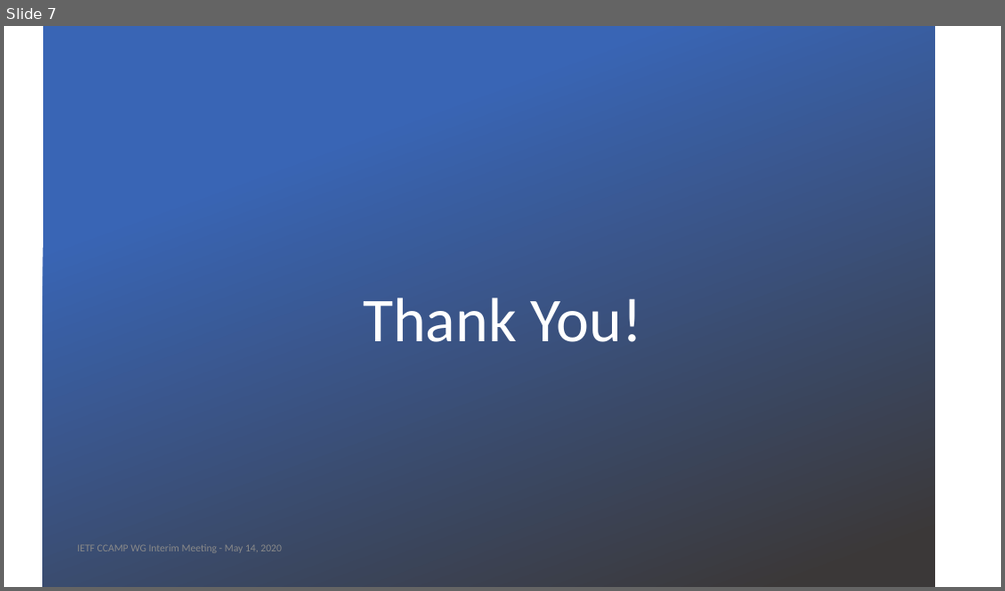
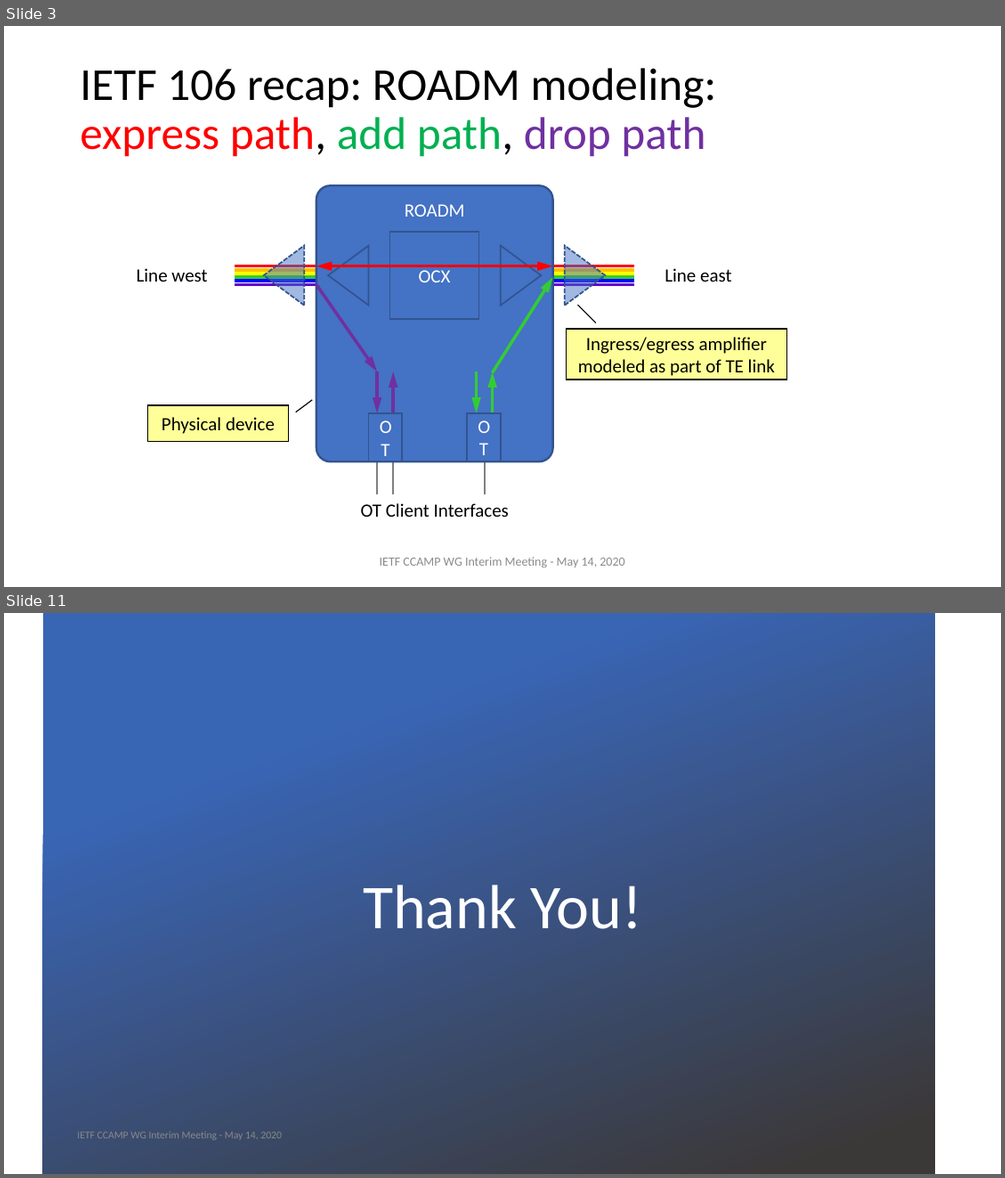
Before and after one commit to ietf-ccamp-wg/draft-ietf-ccamp-optical-impairment-topology-yang, a slide deck: CCAMP_meeting_presentations/Interim-May-2020-draft-ietf-ccamp-optical-impairment-topology-yang-03.pptx. Shown one above the other, each under a label of ours: slide 7 before the commit, slides 3 and 11 after it; the slides between them are not shown. The pictures are 1005x591 and 1005x1178 pixels, drawn with LibreOffice and Linux fonts; fonts in the diff are those of the drawing; background and template pictures are left out. Boxes give left, top, right and bottom in pixels: in the first picture for what was removed or moved away, otherwise in the second. Text is boxed around its words. In the diff, an @@ line names an element or a change of style, - is before the commit and + after.

Commit message:
Update Interim-May-2020-draft-ietf-ccamp-optical-impairment-topology-yang-03.pptx
Presentation for the CCAMP interim meeting on May 14, 2020: slides for review - final version will come.

```diff
--- a/CCAMP_meeting_presentations/Interim-May-2020-draft-ietf-ccamp-optical-impairment-topology-yang-03.pptx
+++ b/CCAMP_meeting_presentations/Interim-May-2020-draft-ietf-ccamp-optical-impairment-topology-yang-03.pptx
@@ slide 3 added at [4,26,1001,587], background #FFFFFF @@
@@ title added at [80,68,717,157], 44 pt, text #000000 @@
+IETF 106 recap: ROADM modeling:
+express path, add path, drop path
@@ group added at [137,185,732,516]: 13 lines, 6 arrows, 4 triangles, 3 rectangles, 3 texts, 1 rounded rectangle @@
+ROADM
+OCX
+OT Client Interfaces
+Line east
+Line west
+OT
+OT
@@ double arrow added from (553, 266) to (316, 266), #FF0000 3 pt @@
@@ border callout added at [566,329,787,379], fill #FFFF99, outline #000000 1 pt, 18 pt, text #000000 @@
+Ingress/egress amplifier modeled as part of TE link
@@ border callout added at [147,405,289,442], fill #FFFF99, outline #000000 1 pt, 18 pt, text #000000 @@
+Physical device
@@ line added from (377, 461) to (377, 494), #808080 2 pt @@
@@ line added from (393, 461) to (393, 494), #808080 2 pt @@
@@ line added from (485, 461) to (485, 494), #808080 2 pt @@
@@ text added at [380,556,624,568], 12 pt, text #8C8C8C @@
+IETF CCAMP WG Interim Meeting - May 14, 2020
@@ what was slide 7 is now slide 11 @@
```
Also in this commit, not shown: 6 slides changed, 3 other slides added.
